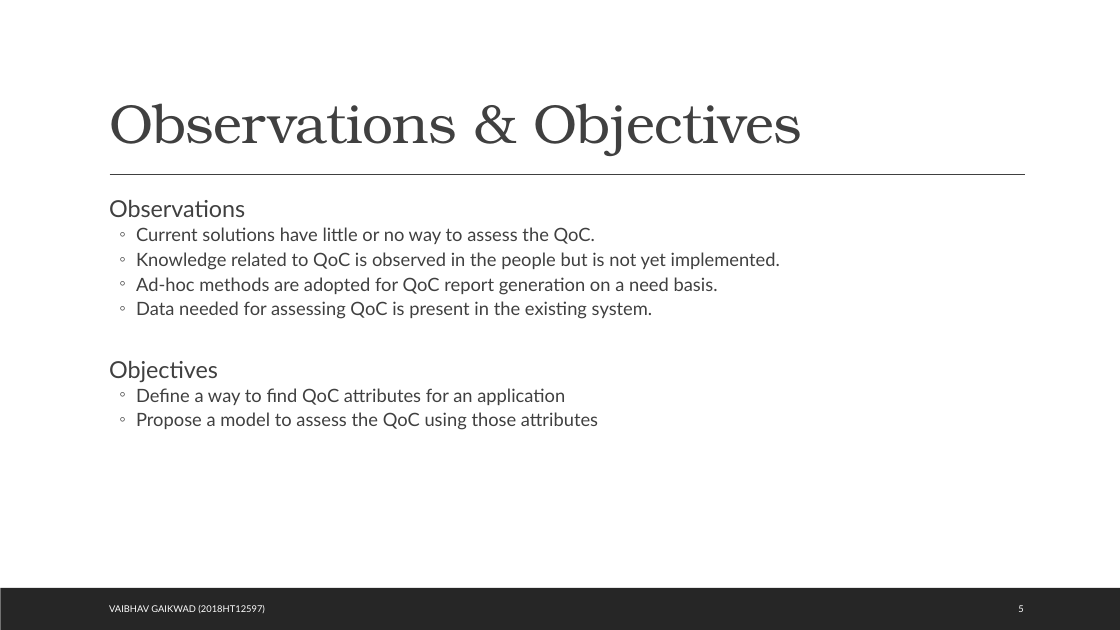
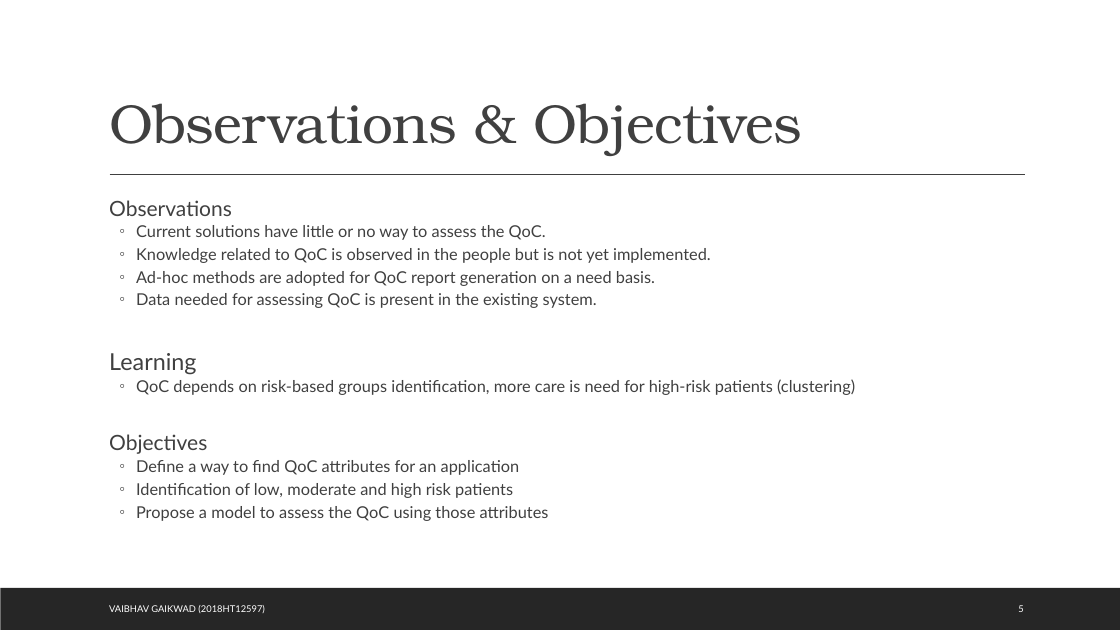
Before and after one commit to 767267/bits2018ht12597, a slide deck: slide 5 of docs/Quality of Care.pptx. Drawn at 1120x630 pixels with LibreOffice and Linux fonts; fonts in the diff are those of the drawing. Boxes give left, top, right and bottom in pixels: in the first picture for what was removed or moved away, otherwise in the second. Text is boxed around its words. In the diff, an @@ line names an element or a change of style, - is before the commit and + after.

```diff
--- a/docs/Quality of Care.pptx
+++ b/docs/Quality of Care.pptx
@@ text at <box>109,200,711,521</box>: size 19.9 to 18 pt in "Observations", "Objectives"; size 15.7 to 14 pt in "Current solutions have little or no way ...", "Knowledge related to QoC is observed in ...", "Ad-hoc methods are adopted for QoC report ...", "Data needed for assessing QoC is present ..." and 2 more places @@
@@ text at <box>109,353,855,395</box>: paragraphs added @@
+  Learning
+  ◦ QoC depends on risk-based groups identification, more care is need for high-risk patients (clustering)
@@ text at <box>136,483,513,498</box>: paragraph added @@
+  ◦ Identification of low, moderate and high risk patients
```
Also in this commit, not shown: 12 other slides changed, 3 other files.
